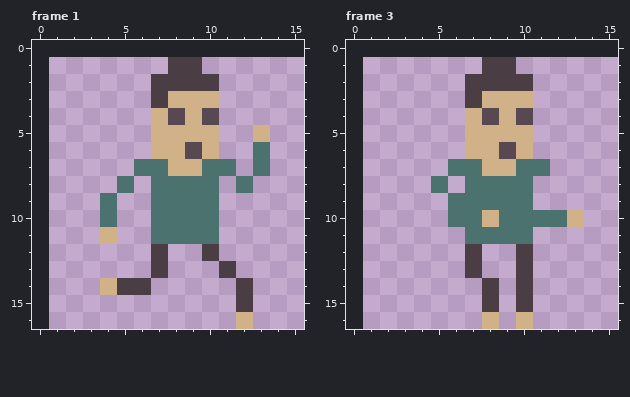
A pixel-art file gets an edit: game/assets/images/player/player.ase. This is how it looked before the edit.
16x16 pixels, 9 frames. Shown: frame 1, frame 3. The old version is drawn lined up with the new one, on the new canvas. The commit also changed other frames, which this record leaves out.
Now the later version:
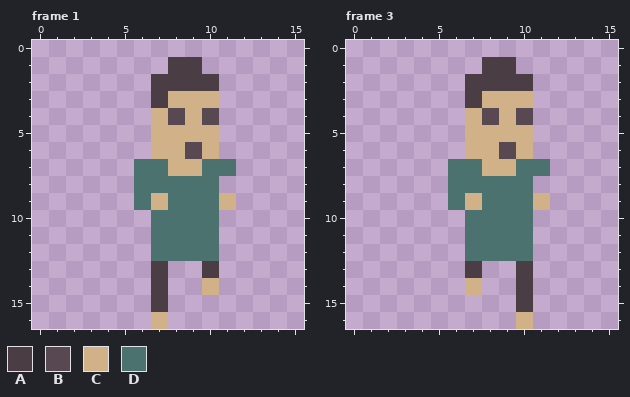
Palette (. is transparent): A #4b3d44  B #574852  C #d1b187  D #4b726e
The edit:
canvas 16x16 -> 16x17, the old top-left corner now at 1,1 (the part of the old canvas that was cut away was empty and is not shown)
Changed rows in their new state; - is an unchanged pixel.
Frame 1:
first column x 4:
 5 ---------.
 6 ---------.
 7 ---------.
 8 -.D-----.-
 9 .-DC---C--
10 .---------
11 .---------
12 ---DDDD---
13 ------A.--
14 ...A--C-.-
15 ---A----.-
16 ---C----.-
Frame 3:
first column x 5:
 8 .D-------
 9 --C---C--
10 -.-D--...
12 --DDDD---
14 --C.-----
15 ---.-----
16 ---.-----
Changed places in both pictures, as pixel boxes (x1, y1, x2, y2):
changed: (100, 125, 270, 329)
changed: (431, 176, 584, 329)
